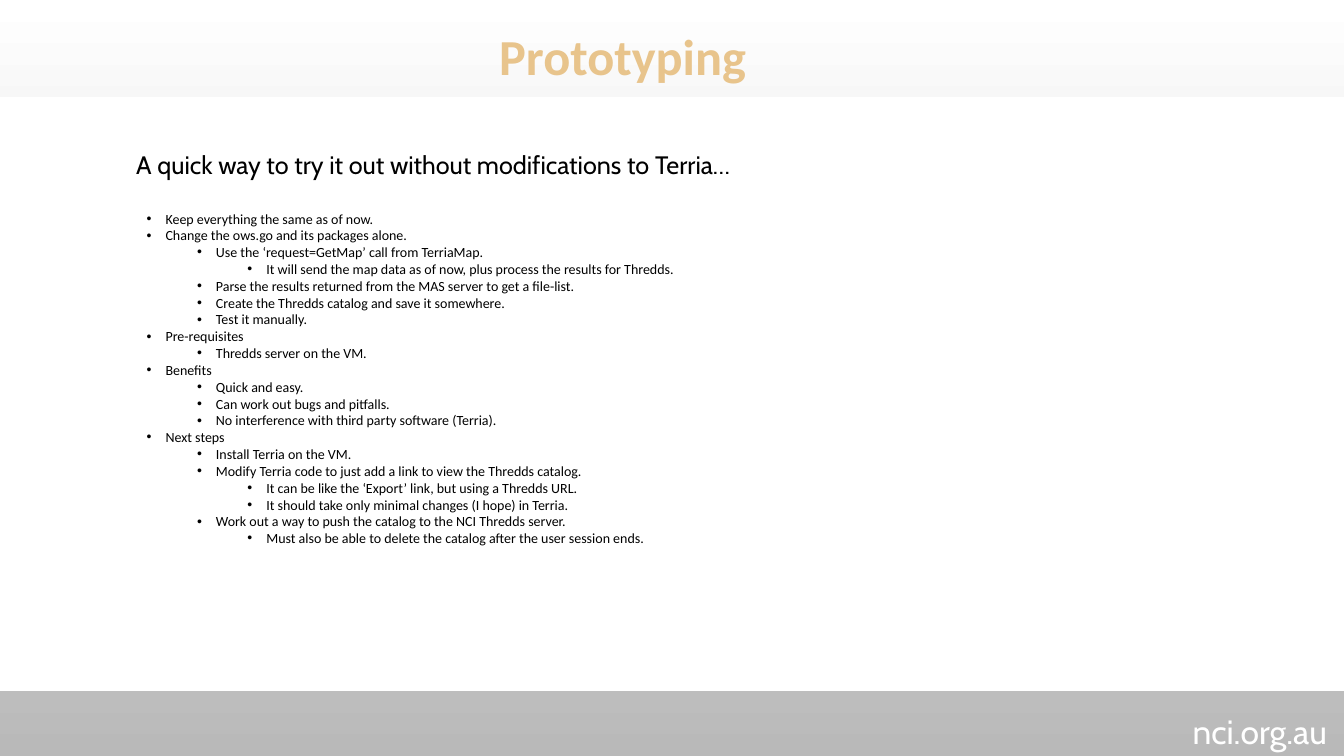
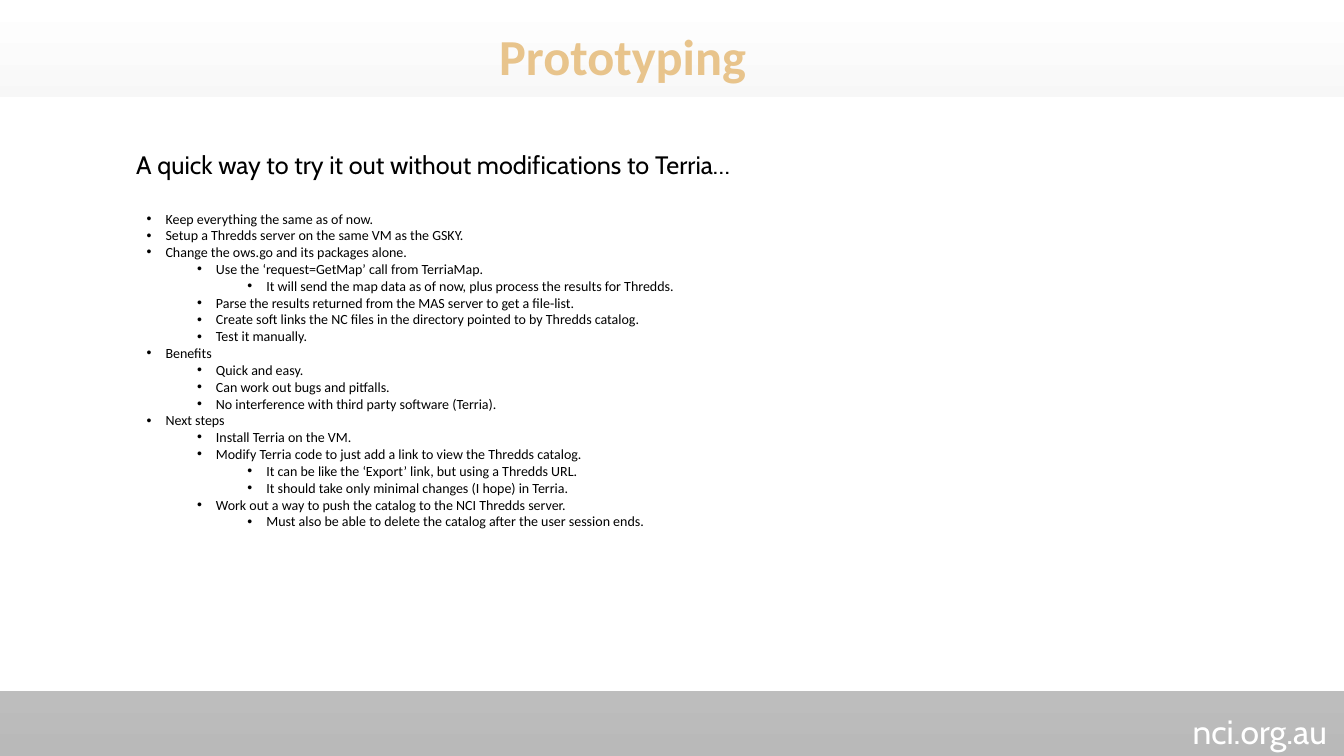
Before and after one commit to nci/gsky, a slide deck: slide 5 of Documents/ows/GSKY-Thredds_Integration.pptx (slide 6 before the commit). Drawn at 1344x756 pixels with LibreOffice and Linux fonts; fonts in the diff are those of the drawing; background and template pictures are left out. Boxes give left, top, right and bottom in pixels: in the first picture for what was removed or moved away, otherwise in the second. Text is boxed around its words. In the diff, an @@ line names an element or a change of style, - is before the commit and + after.

Commit message:
Terria with GSKY Documentation

```diff
--- a/Documents/ows/GSKY-Thredds_Integration.pptx
+++ b/Documents/ows/GSKY-Thredds_Integration.pptx
@@ text at (166,230,463,243): paragraph added @@
+• Setup a Thredds server on the same VM as the GSKY.
@@ text at (216,314,639,327): text changed @@
-  • Create the Thredds catalog and save it somewhere.
+  • Create soft links the NC files in the directory pointed to by Thredds catalog.
@@ text at (166,331,366,358): paragraphs removed @@
-• Pre-requisites
-  • Thredds server on the VM.
```
Also in this commit, not shown: 5 other slides changed, 2 slides added.
